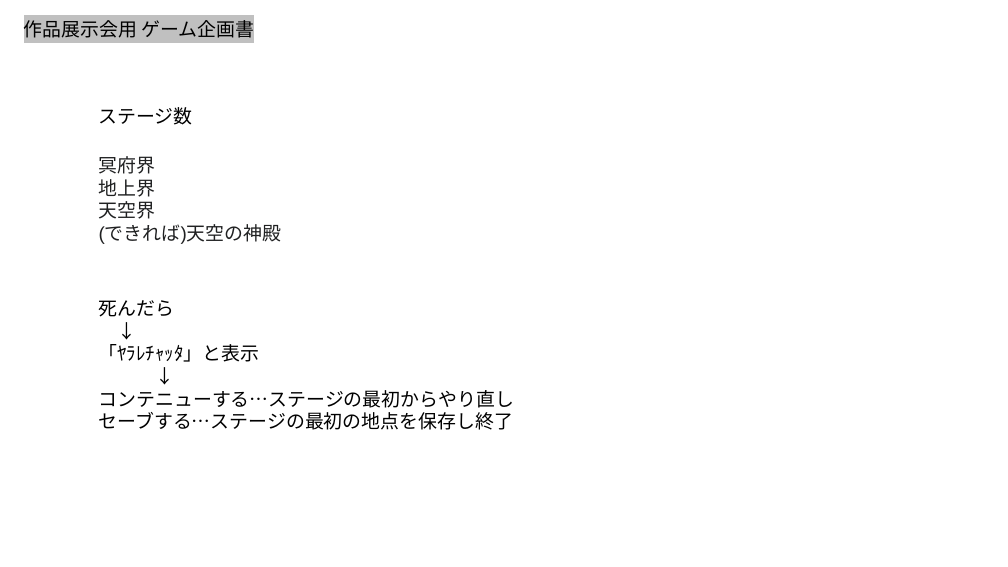
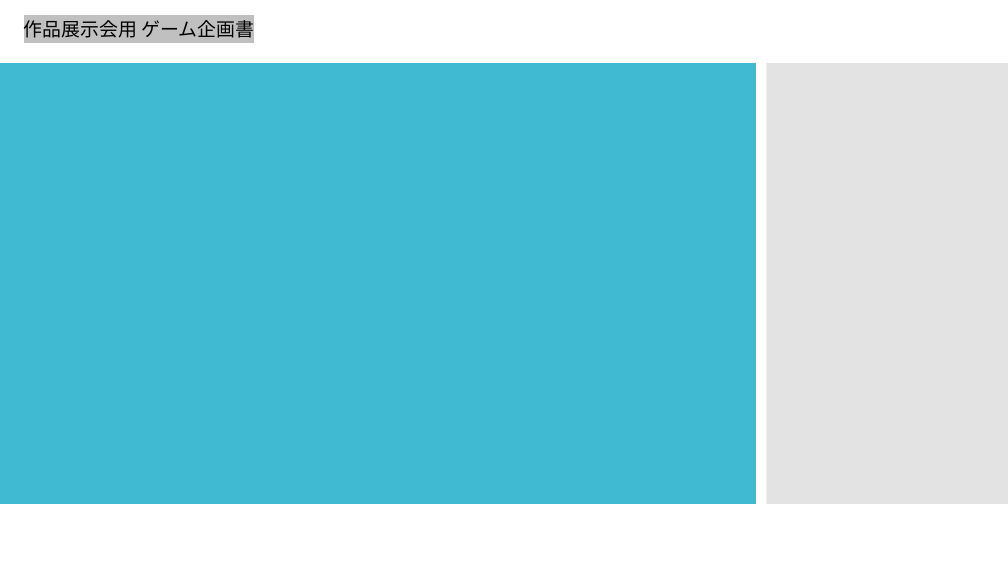
Before and after one commit to kakisawa/PalutenaGame, a slide deck: slide 5 of PalutenaGame/作品展示会用.pptx (slide 3 before the commit). Drawn at 1008x567 pixels with LibreOffice and Linux fonts; fonts in the diff are those of the drawing. Boxes give left, top, right and bottom in pixels: in the first picture for what was removed or moved away, otherwise in the second. Text is boxed around its words. In the diff, an @@ line names an element or a change of style, - is before the commit and + after.

```diff
--- a/PalutenaGame/作品展示会用.pptx
+++ b/PalutenaGame/作品展示会用.pptx
@@ rectangle added at bbox=[0, 63, 756, 504], fill #40BAD2 @@
@@ rectangle added at bbox=[767, 63, 1008, 504], fill #C8C8C8 at 50% opacity @@
@@ text removed at bbox=[99, 107, 193, 125] @@
-ステージ数
@@ text removed at bbox=[99, 156, 282, 244] @@
-冥府界
-地上界
-天空界
-(できれば)天空の神殿
@@ text removed at bbox=[99, 300, 514, 430] @@
-死んだら
-↓
-「ﾔﾗﾚﾁｬｯﾀ」と表示
-↓
-コンテニューする…ステージの最初からやり直し
-セーブする…ステージの最初の地点を保存し終了
```
Also in this commit, not shown: 5 other slides changed, 4 slides added, 1 other file.
